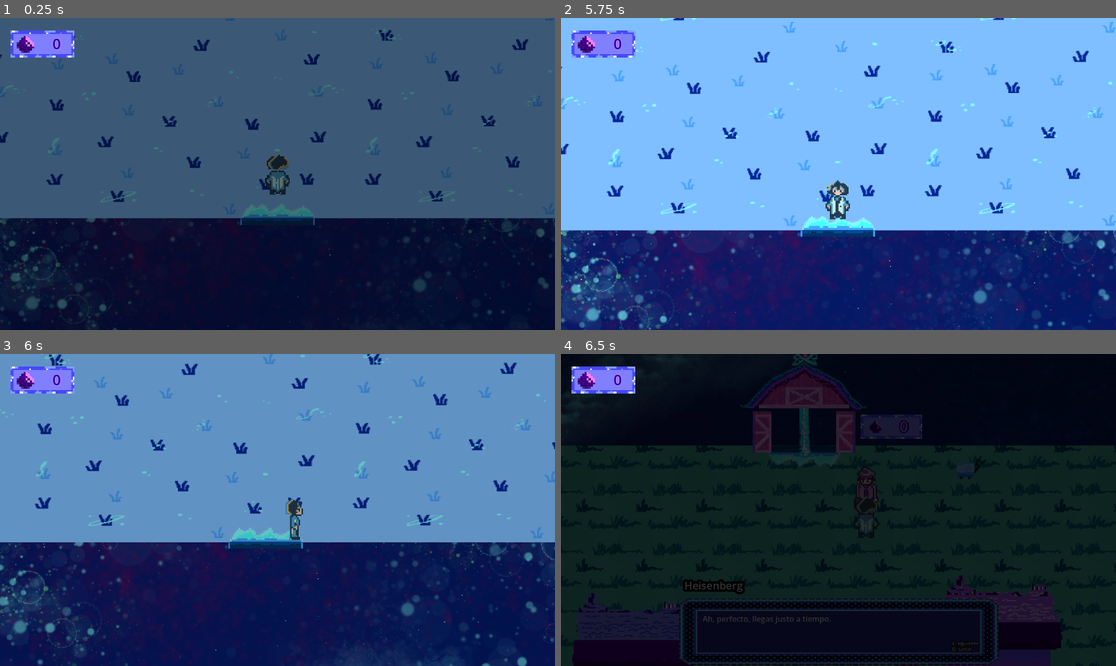
Above: before the commit, frames 1-4 (two rows, left to right).
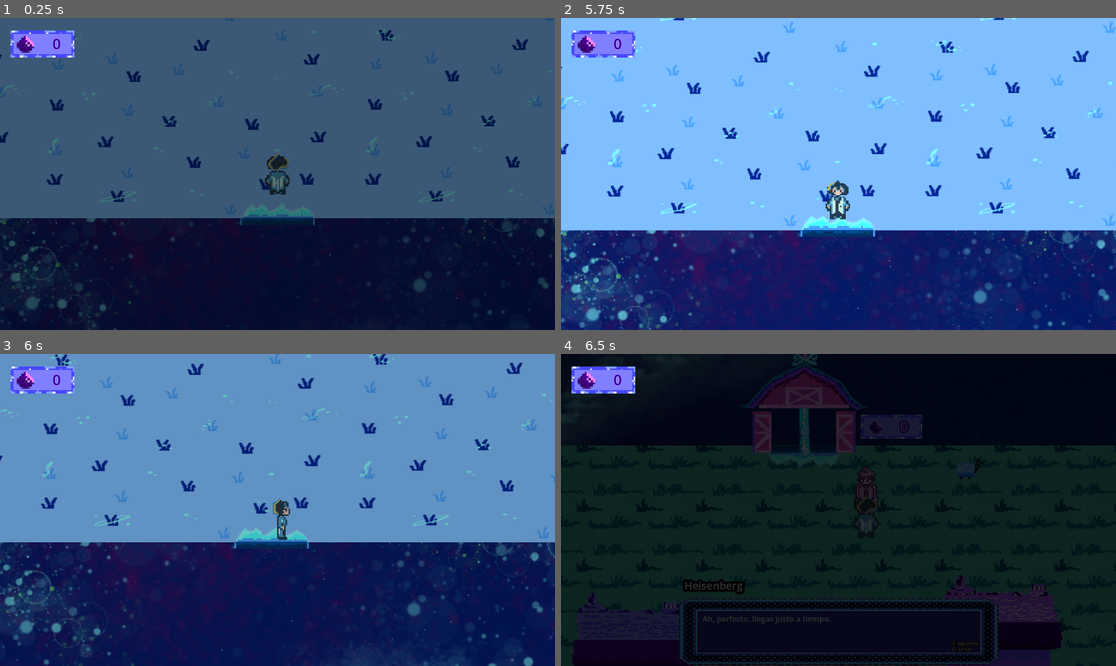
Above: after the commit, the same moments.

Repository: HectorAldao/quantic_gamejam
Game: Godot game, scene res://scenes/zonas/granja/granja.tscn
Two runs of this game, one before a commit and one after it. Both use one fixed random seed, a clock stepped at 60 frames per second and the inputs below. This scene is started directly instead of the project's main scene.
Inputs (mouse positions are in pixels of both pictures, inside the frame that each line leads up to):
- Up to frame 1 (0.25 s): no input
- Up to frame 2 (5.75 s): tap Enter (ui_accept) at 0.5, 0.77, 1.52, 3.02, 3.77, 4.52 s; move the mouse to (960, 158) at 0.52 s; hold D (move_character_right) 0.53-1.28 s; hold E (interact) 0.53-1.28 s; move the mouse to (727, 189) at 1.27 s; hold S (move_character_down) 1.28-2.03 s; tap E (interact) at 1.35, 2.85, 4.35 s; move the mouse to (894, 105) at 2.02 s; hold D (move_character_right) 2.03-2.78 s; hold E (interact) 2.03-2.78 s; move the mouse to (810, 236) at 2.77 s; hold W (move_character_up) 2.78-3.53 s; move the mouse to (1005, 220) at 3.52 s; hold E (interact) 3.53-4.28 s; hold A (move_character_left) 3.53-5.03 s; move the mouse to (672, 127) at 4.27 s; move the mouse to (866, 174) at 5.02 s; hold S (move_character_down) from 5.03 s (still down); hold E (interact) from 5.03 s (still down)
- Up to frame 3 (6 s): move the mouse to (194, 432) at 5.77 s; release S (move_character_down) at 5.78 s; release E (interact) at 5.78 s; hold D (move_character_right) from 5.78 s (still down); tap E (interact) at 5.85 s
- Up to frame 4 (6.5 s): keep holding D (move_character_right); tap Enter (ui_accept) at 6.02 s

Frames 1-2 are identical in both runs. In frame 3, 6.8% of the frame differs, in the area x 0-100%, y 0-100%; in frame 4, nothing differs.

Commit message:
feat: juego listo, faltan los creditos

Diff:
--- a/godot_proyecto/scenes/cientifica/cientifica.gd
+++ b/godot_proyecto/scenes/cientifica/cientifica.gd
@@ -282,13 +282,18 @@
 		Global.menu_closed.emit()
 		return
 
-	if name == "Heisenberg":
-		Global.hablado_con_heis = true
-	elif name == "Einstein":
-		Global.hablado_con_eins = true
-
-	if Global.hablado_con_heis and Global.hablado_con_eins:
-		Global.final.emit()
+	# Solo actualizar flags y verificar transición si este es el NPC que terminó de hablar
+	if finished_npc_name == npc_name:
+		if npc_name == "heisenberg_final":
+			Global.hablado_con_heis = true
+		elif npc_name == "einstein":
+			Global.hablado_con_eins = true
+
+		# Solo verificar y cambiar escena desde la instancia correcta
+		if Global.hablado_con_heis and Global.hablado_con_eins:
+			Global.door_opended.emit("res://scenes/creditos/creditos.tscn")
+			await Global.fade_out_completed
+			get_tree().change_scene_to_file("res://scenes/creditos/creditos.tscn")
 
 	# Only show menu if this is the NPC that finished talking AND menu hasn't been processed yet
 	#if finished_npc_name == npc_name and not menu_ya_procesado:
--- /dev/null
+++ b/godot_proyecto/scenes/creditos/creditos.tscn
@@ -0,0 +1,15 @@
+[gd_scene format=3 uid="uid://dfewc0ghf5e0h"]
+
+[node name="Creditos" type="Control" unique_id=867442833]
+layout_mode = 3
+anchors_preset = 15
+anchor_right = 1.0
+anchor_bottom = 1.0
+grow_horizontal = 2
+grow_vertical = 2
+
+[node name="Label" type="Label" parent="." unique_id=335894748]
+layout_mode = 0
+offset_right = 40.0
+offset_bottom = 23.0
+text = "creditos"
--- a/godot_proyecto/scenes/zonas/final/final.tscn
+++ b/godot_proyecto/scenes/zonas/final/final.tscn
@@ -1,6 +1,7 @@
 [gd_scene format=3 uid="uid://blxd72xmkw14c"]
 
-[ext_resource type="Texture2D" uid="uid://cmngrfjg4mp5v" path="res://assets/suelos/fondo_base.png" id="1_0b56j"]
+[ext_resource type="AudioStream" uid="uid://dk34kgkp5ijnk" path="res://assets/sonidos/musica_final.mp3" id="1_b0pk6"]
+[ext_resource type="Texture2D" uid="uid://cfguk1hnpsg47" path="res://assets/suelos/fondo_base_baldosas.png" id="2_3yqi4"]
 [ext_resource type="PackedScene" uid="uid://dp8ojf16qwn8w" path="res://scenes/personaje/personaje.tscn" id="2_mibmj"]
 [ext_resource type="Script" uid="uid://btvnx178rj1tg" path="res://scenes/zonas/pueblo/puerta_granja.gd" id="3_7i2hc"]
 [ext_resource type="PackedScene" uid="uid://df3reqvk5plnm" path="res://ui/background/backgroundlayer.tscn" id="3_iig2x"]
@@ -15,13 +16,20 @@
 
 [node name="Final" type="Node2D" unique_id=1585664642]
 
+[node name="AudioStreamPlayer" type="AudioStreamPlayer" parent="." unique_id=1862039766]
+stream = ExtResource("1_b0pk6")
+volume_db = -20.0
+autoplay = true
+parameters/looping = true
+
 [node name="TextureRect" type="TextureRect" parent="." unique_id=1931994495]
+modulate = Color(1, 1, 1, 0.39215687)
 offset_left = -374.0
 offset_top = -323.0
 offset_right = 2673.8599
 offset_bottom = 1965.7559
 scale = Vector2(0.26215118, 0.26215118)
-texture = ExtResource("1_0b56j")
+texture = ExtResource("2_3yqi4")
 stretch_mode = 1
 
 [node name="BackgroundLayer" parent="." unique_id=1326306561 instance=ExtResource("3_iig2x")]
--- a/godot_proyecto/scenes/zonas/granja/granja.tscn
+++ b/godot_proyecto/scenes/zonas/granja/granja.tscn
@@ -22,6 +22,9 @@
 [ext_resource type="AudioStream" uid="uid://x42cqpy5febe" path="res://assets/sonidos/gallina_2.mp3" id="15_cc5dy"]
 [ext_resource type="AudioStream" uid="uid://4tcsk5ecsbi3" path="res://assets/sonidos/oveja_1.mp3" id="17_iednb"]
 [ext_resource type="AudioStream" uid="uid://dkuwstgheuc1l" path="res://assets/sonidos/oveja_2.mp3" id="18_otj3e"]
+[ext_resource type="AudioStream" uid="uid://qa3cb3bqqpxn" path="res://assets/sonidos/erizo_1.mp3" id="21_iednb"]
+[ext_resource type="AudioStream" uid="uid://udear2c6nc8t" path="res://assets/sonidos/conejo_lea_1.mp3" id="23_iednb"]
+[ext_resource type="AudioStream" uid="uid://3ngrs1k6q0uk" path="res://assets/sonidos/conejo_lea_2.mp3" id="24_otj3e"]
 
 [sub_resource type="RectangleShape2D" id="RectangleShape2D_ieqsx"]
 size = Vector2(20, 12.418402)
@@ -119,20 +122,20 @@
 offset_bottom = 512.0
 
 [node name="Gato" parent="." unique_id=183913162 instance=ExtResource("7_0tmab")]
-position = Vector2(-248.9445, 59.571934)
+position = Vector2(-218.68622, 349.15244)
 velocidad = 60.0
 sprite_texture = ExtResource("8_12qer")
 cientifica = "schrodinger"
 sonidos = Array[AudioStream]([ExtResource("11_j0tgv"), ExtResource("12_f70rk")])
 
 [node name="PolloRadioactivo" parent="." unique_id=750667649 instance=ExtResource("7_0tmab")]
-position = Vector2(214.60191, 380.48282)
+position = Vector2(-452.56174, 163.28639)
 sprite_texture = ExtResource("9_4ieh7")
 cientifica = "curie"
 sonidos = Array[AudioStream]([ExtResource("14_53ur3"), ExtResource("15_cc5dy")])
 
 [node name="Oveja" parent="." unique_id=233454787 instance=ExtResource("7_0tmab")]
-position = Vector2(-363.95947, 460.76456)
+position = Vector2(326.89972, 125.7439)
 "multiplicador_tamaño" = 1.5
 velocidad = 30.0
 sprite_texture = ExtResource("10_m1qic")
@@ -141,20 +144,20 @@
 sonidos = Array[AudioStream]([ExtResource("17_iednb"), ExtResource("18_otj3e")])
 
 [node name="Erizo" parent="." unique_id=1424811808 instance=ExtResource("7_0tmab")]
-position = Vector2(87.64186, 107.3037)
+position = Vector2(-165.11188, 495.9673)
 "multiplicador_tamaño" = 0.5
 velocidad = 60.0
 sprite_texture = ExtResource("11_nes8p")
 cientifica = "bohr"
 mira_derecha = false
-sonidos = Array[AudioStream]([])
+sonidos = Array[AudioStream]([ExtResource("21_iednb")])
 
 [node name="Conejo" parent="." unique_id=1397820351 instance=ExtResource("7_0tmab")]
-position = Vector2(-432.48694, -22.35149)
+position = Vector2(552.5961, 249.01628)
 "multiplicador_tamaño" = 1.25
 velocidad = 80.0
 sprite_texture = ExtResource("12_o7v88")
-sonidos = Array[AudioStream]([])
+sonidos = Array[AudioStream]([ExtResource("23_iednb"), ExtResource("24_otj3e")])
 
 [node name="BackgroundLayer" parent="." unique_id=1326306561 instance=ExtResource("13_4ieh7")]
 offset_left = -3522.0
--- /dev/null
+++ b/godot_proyecto/scenes/zonas/pueblo/huevos_30.gd
@@ -0,0 +1,24 @@
+extends Node2D
+
+@onready var candado: Node2D = $Candado
+
+# Called when the node enters the scene tree for the first time.
+func _ready() -> void:
+	candado.visible = Global.candado_cerrado
+	Global.not_enough_eggs.connect(_mover_candado)
+	Global.open_final_door.connect(_abrir_candado)
+
+func _mover_candado() -> void:
+	var ap: AnimationPlayer = candado.get_node("AnimationPlayer")
+	ap.play("no")
+
+func _abrir_candado() -> void:
+	var ap: AnimationPlayer = candado.get_node("AnimationPlayer")
+	ap.play("open")
+	await ap.animation_finished
+	candado.visible = false
+	Global.final_door_opend.emit()
+
+# Called every frame. 'delta' is the elapsed time since the previous frame.
+func _process(delta: float) -> void:
+	pass
--- a/godot_proyecto/scenes/zonas/pueblo/pueblo.tscn
+++ b/godot_proyecto/scenes/zonas/pueblo/pueblo.tscn
@@ -28,6 +28,8 @@
 [ext_resource type="Script" uid="uid://cbfqoc5ovo8l2" path="res://scenes/zonas/pueblo/cheat.gd" id="16_owgkr"]
 [ext_resource type="Texture2D" uid="uid://nuike3rmwgje" path="res://assets/contador_huevos/contador_huevos.png" id="18_td4hj"]
 [ext_resource type="AudioStream" uid="uid://ddati17u3spn5" path="res://assets/sonidos/puerta_granja.mp3" id="23_yiqyg"]
+[ext_resource type="Script" uid="uid://drgdot8r36rgv" path="res://scenes/zonas/pueblo/huevos_30.gd" id="27_66q0a"]
+[ext_resource type="Texture2D" uid="uid://c0a1sqoegka16" path="res://assets/candado/candado.png" id="28_bgec2"]
 
 [sub_resource type="Animation" id="Animation_tw8j6"]
 length = 0.001
@@ -229,6 +231,95 @@
 _data = {
 &"RESET": SubResource("Animation_yiqyg"),
 &"float": SubResource("Animation_v0ovi")
+}
+
+[sub_resource type="Animation" id="Animation_bgec2"]
+length = 0.001
+tracks/0/type = "value"
+tracks/0/imported = false
+tracks/0/enabled = true
+tracks/0/path = NodePath("..:rotation")
+tracks/0/interp = 1
+tracks/0/loop_wrap = true
+tracks/0/keys = {
+"times": PackedFloat32Array(0),
+"transitions": PackedFloat32Array(1),
+"update": 0,
+"values": [0.0]
+}
+tracks/1/type = "value"
+tracks/1/imported = false
+tracks/1/enabled = true
+tracks/1/path = NodePath("..:scale")
+tracks/1/interp = 1
+tracks/1/loop_wrap = true
+tracks/1/keys = {
+"times": PackedFloat32Array(0),
+"transitions": PackedFloat32Array(1),
+"update": 0,
+"values": [Vector2(0.90296876, 0.90296876)]
+}
+
+[sub_resource type="Animation" id="Animation_pljbx"]
+resource_name = "no"
+tracks/0/type = "value"
+tracks/0/imported = false
+tracks/0/enabled = true
+tracks/0/path = NodePath("..:rotation")
+tracks/0/interp = 1
+tracks/0/loop_wrap = true
+tracks/0/keys = {
+"times": PackedFloat32Array(0, 0.1, 0.3, 0.5, 0.7, 0.9),
+"transitions": PackedFloat32Array(1.2, 1.2, 1.2, 1.2, 0.7578583, 1.2),
+"update": 0,
+"values": [0.0, -0.34906584, 0.34906584, -0.34906584, 0.34906584, 0.0]
+}
+tracks/1/type = "value"
+tracks/1/imported = false
+tracks/1/enabled = true
+tracks/1/path = NodePath("..:scale")
+tracks/1/interp = 1
+tracks/1/loop_wrap = true
+tracks/1/keys = {
+"times": PackedFloat32Array(0, 0.5, 1),
+"transitions": PackedFloat32Array(1, 1, 1),
+"update": 0,
+"values": [Vector2(0.90296876, 0.90296876), Vector2(1.063, 1.063), Vector2(0.90296876, 0.90296876)]
+}
+
+[sub_resource type="Animation" id="Animation_i6at2"]
+resource_name = "open"
+length = 2.4666667
+tracks/0/type = "value"
+tracks/0/imported = false
+tracks/0/enabled = true
+tracks/0/path = NodePath("..:scale")
+tracks/0/interp = 1
+tracks/0/loop_wrap = true
+tracks/0/keys = {
+"times": PackedFloat32Array(0, 2, 2.26),
+"transitions": PackedFloat32Array(1, 1, 1),
+"update": 0,
+"values": [Vector2(0.90296876, 0.90296876), Vector2(1.308, 1.308), Vector2(1e-05, 1e-05)]
+}
+tracks/1/type = "value"
+tracks/1/imported = false
+tracks/1/enabled = true
+tracks/1/path = NodePath("..:rotation")
+tracks/1/interp = 1
+tracks/1/loop_wrap = true
+tracks/1/keys = {
+"times": PackedFloat32Array(0, 0.06666667, 0.23333333, 0.43333334, 0.6333333, 0.8333333, 1.0333333, 1.2333333, 1.4333333, 1.6333333, 1.8333334, 1.9666667),
+"transitions": PackedFloat32Array(1, 1, 1, 1, 1, 1, 1, 1, 1, 1, 1, 1),
+"update": 0,
+"values": [0.0, 0.17453292, -0.17453292, 0.17453292, -0.17453292, 0.17453292, -0.17453292, 0.17453292, -0.17453292, 0.17453292, -0.17453292, 0.0]
+}
+
+[sub_resource type="AnimationLibrary" id="AnimationLibrary_i6at2"]
+_data = {
+&"RESET": SubResource("Animation_bgec2"),
+&"no": SubResource("Animation_pljbx"),
+&"open": SubResource("Animation_i6at2")
 }
 
 [sub_resource type="RectangleShape2D" id="RectangleShape2D_mjabk"]
@@ -419,6 +510,7 @@
 
 [node name="Huevos30" type="Node2D" parent="." unique_id=1819759365]
 position = Vector2(182, 709)
+script = ExtResource("27_66q0a")
 
 [node name="Sprite2D" type="Sprite2D" parent="Huevos30" unique_id=1683752383]
 position = Vector2(-1, -1)
@@ -437,6 +529,19 @@
 libraries/ = SubResource("AnimationLibrary_66q0a")
 autoplay = &"float"
 
+[node name="Candado" type="Node2D" parent="Huevos30" unique_id=1583862746]
+position = Vector2(41.531036, -0.27702326)
+scale = Vector2(0.90296876, 0.90296876)
+
+[node name="Sprite2D" type="Sprite2D" parent="Huevos30/Candado" unique_id=157375414]
+modulate = Color(0.6666667, 1, 0.39607844, 1)
+scale = Vector2(4.0792875, 4.0792875)
+texture = ExtResource("28_bgec2")
+
+[node name="AnimationPlayer" type="AnimationPlayer" parent="Huevos30/Candado" unique_id=706115278]
+root_node = NodePath("../Sprite2D")
+libraries/ = SubResource("AnimationLibrary_i6at2")
+
 [node name="Personaje" parent="." unique_id=778088364 instance=ExtResource("7_owgkr")]
 position = Vector2(0, -550)
 
--- a/godot_proyecto/scenes/zonas/pueblo/puerta_granja.gd
+++ b/godot_proyecto/scenes/zonas/pueblo/puerta_granja.gd
@@ -16,6 +16,16 @@
 	for body in bodies:
 		if body is CharacterBody2D and not atravesada:
 			atravesada = true
+			if name == "PuertaFinal":
+				if Global.huevos_cogidos < 30 and Global.candado_cerrado:
+					Global.not_enough_eggs.emit()
+					atravesada = false
+					return
+				else:
+					if Global.candado_cerrado:
+						Global.open_final_door.emit()
+						await Global.final_door_opend
+						Global.candado_cerrado = false
 			# Guardar datos en el Global antes de salir
 			var old_scene = get_tree().current_scene
 
--- a/godot_proyecto/scripts/global.gd
+++ b/godot_proyecto/scripts/global.gd
@@ -21,6 +21,9 @@
 signal menu_closed
 signal change_move(can_move: bool)
 
+signal not_enough_eggs
+signal open_final_door
+signal final_door_opend
 signal final
 
 
@@ -39,6 +42,7 @@
 # Dictionary to track which cientificas have been accepted already
 var cientificas_aceptadas: Dictionary = {}
 var from_final: bool = false
+var candado_cerrado: bool = true
 
 var hablado_con_eins: bool = false
 var hablado_con_heis: bool = false
--- a/godot_proyecto/ui/ui_layer.gd
+++ b/godot_proyecto/ui/ui_layer.gd
@@ -38,12 +38,20 @@
 
 func _on_door_opened(_target_scene_path) -> void:
 
-	animation_fade_in.play_backwards("fade_in")
+	var player = get_tree().get_first_node_in_group("player")
+	if player:
+		player.can_move = false
+
+	if _target_scene_path != "res://scenes/creditos/creditos.tscn":
+		animation_fade_in.play_backwards("fade_in")
+	else:
+		animation_fade_in.play("fade_in", -1, -0.25, true)
 
 	await animation_fade_in.animation_finished
 
 	Global.fade_out_completed.emit()
-
+	if player:
+		player.can_move = true
 	animation_fade_in.play("fade_in")
 
 #func _on_scene_ready(_target_scene_path) -> void:
Binary file added: godot_proyecto/assets/candado/candado.png
Not shown, added: godot_proyecto/assets/candado/candado.png.import
Binary file added: godot_proyecto/assets/candado/candado.webp
Not shown, added: godot_proyecto/assets/candado/candado.webp.import
Not shown, added: godot_proyecto/assets/sonidos/conejo_lea_1.mp3.import
Not shown, added: godot_proyecto/assets/sonidos/conejo_lea_2.mp3.import
Not shown, added: godot_proyecto/assets/sonidos/musica_final.mp3.import
Not shown, added: godot_proyecto/scenes/zonas/pueblo/huevos_30.gd.uid
Not shown, changed: docs/index.html
Not shown, changed: docs/index.pck
Not shown, added: godot_proyecto/assets/candado/candado.png~
Not shown, added: godot_proyecto/assets/candado/candado.webp~
(and 3 more such lines)
